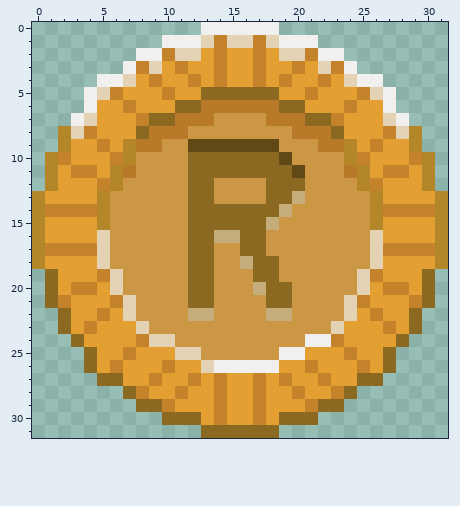
Pixel-art file, stored at Assets/Assets/2D/newCoin.ase. This is how it looked before the edit.
32x32 pixels, 1 frame.
The result:
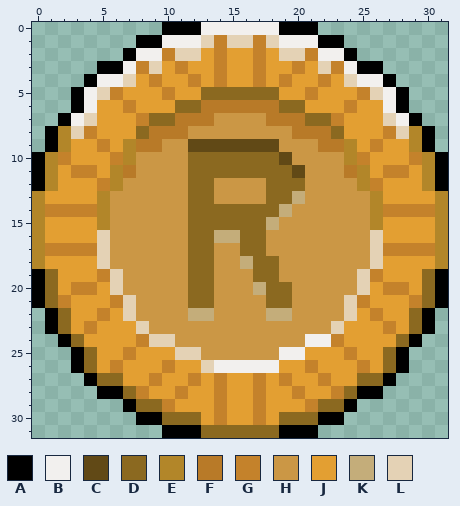
Palette (. is transparent): A #000000  B #f2f0ee  C #614916  D #8b6920  E #b28629  F #b87a28  G #c4822b  H #cb9745  J #e39f32  K #c4ad7a  L #e4d2b5
Change:
{"change": "layer \"Layer 4\" added"}
{"where": "layer \"Layer 4\""}
{"y":0,"x":10,"old":"...","new":"AAA"}
{"y":0,"x":19,"old":"...","new":"AAA"}
{"y":1,"x":8,"old":"..","new":"AA"}
{"y":1,"x":22,"old":"..","new":"AA"}
{"y":2,"x":7,"old":".","new":"A"}
{"y":2,"x":24,"old":".","new":"A"}
{"y":3,"x":5,"old":"..","new":"AA"}
{"y":3,"x":25,"old":"..","new":"AA"}
{"y":4,"x":4,"old":".","new":"A"}
{"y":4,"x":27,"old":".","new":"A"}
{"y":5,"x":3,"old":".","new":"A"}
{"y":5,"x":28,"old":".","new":"A"}
{"y":6,"x":3,"old":".","new":"A"}
{"y":6,"x":28,"old":".","new":"A"}
{"y":7,"x":2,"old":".","new":"A"}
{"y":7,"x":29,"old":".","new":"A"}
{"y":8,"x":1,"old":".","new":"A"}
{"y":8,"x":30,"old":".","new":"A"}
{"y":9,"x":1,"old":".","new":"A"}
{"y":9,"x":30,"old":".","new":"A"}
{"y":10,"x":0,"old":".","new":"A"}
{"y":10,"x":31,"old":".","new":"A"}
{"y":11,"x":0,"old":".","new":"A"}
{"y":11,"x":31,"old":".","new":"A"}
{"y":12,"x":0,"old":".","new":"A"}
{"y":12,"x":31,"old":".","new":"A"}
{"y":19,"x":0,"old":".","new":"A"}
{"y":19,"x":31,"old":".","new":"A"}
{"y":20,"x":0,"old":".","new":"A"}
{"y":20,"x":31,"old":".","new":"A"}
{"y":21,"x":0,"old":".","new":"A"}
{"y":21,"x":31,"old":".","new":"A"}
{"y":22,"x":1,"old":".","new":"A"}
{"y":22,"x":30,"old":".","new":"A"}
{"y":23,"x":1,"old":".","new":"A"}
{"y":23,"x":30,"old":".","new":"A"}
{"y":24,"x":2,"old":".","new":"A"}
{"y":24,"x":29,"old":".","new":"A"}
{"y":25,"x":3,"old":".","new":"A"}
{"y":25,"x":28,"old":".","new":"A"}
{"y":26,"x":3,"old":".","new":"A"}
{"y":26,"x":28,"old":".","new":"A"}
{"y":27,"x":4,"old":".","new":"A"}
{"y":27,"x":27,"old":".","new":"A"}
{"y":28,"x":5,"old":"..","new":"AA"}
{"y":28,"x":25,"old":"..","new":"AA"}
{"y":29,"x":7,"old":".","new":"A"}
{"y":29,"x":24,"old":".","new":"A"}
{"y":30,"x":8,"old":"..","new":"AA"}
{"y":30,"x":22,"old":"..","new":"AA"}
{"y":31,"x":10,"old":"...","new":"AAA"}
{"y":31,"x":19,"old":"...","new":"AAA"}
{"label":"added","picture_box":[32,22,201,191]}
{"label":"added","picture_box":[279,22,448,191]}
{"label":"added","picture_box":[32,269,201,438]}
{"label":"added","picture_box":[279,269,448,438]}
